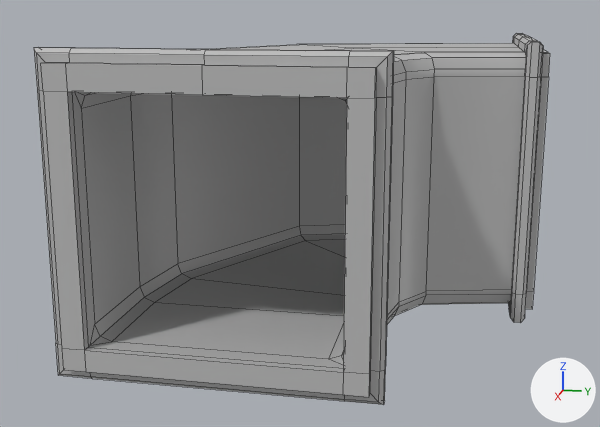
A saved change to the FBX model Assets/BisonAlphaProduction/Models/InsideVent_Corner.fbx.
The view is the same before and after, from a 50 mm lens placed at (3.76, 0.41, 0.25), pointed at (-2.36, -0.82, -1.27). The axes (+X, +Y, +Z) are drawn at lower right. The lights are the same throughout. Mesh edges are drawn as thin lines. Where no turn or scale is listed for an object, it has been applied to the vertices.

Names of what the first picture shows: 'InsideVent_Corner'.
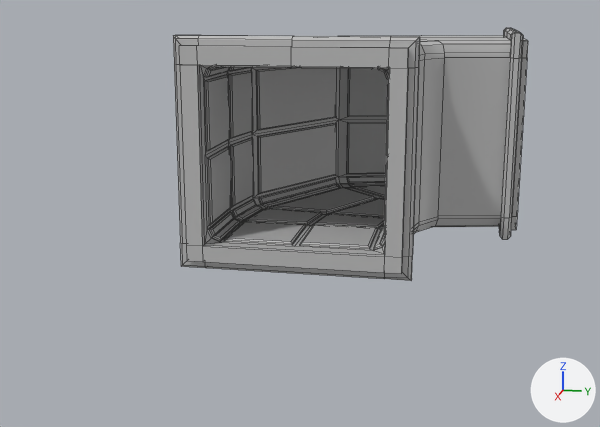
Where the change shows, as pixel boxes (x1, y1, x2, y2) in the pictures (600 x 427 px):
'InsideVent_Corner', reshaped, moved (31% narrower, 32% shorter): before (34, 34, 550, 405); after (173, 28, 528, 281)
part 1 of me_mesh, added: after (199, 66, 389, 255)

The change, as a diff of the scene's bpy script:
```diff
--- a/Assets/BisonAlphaProduction/Models/InsideVent_Corner.fbx.py
+++ b/Assets/BisonAlphaProduction/Models/InsideVent_Corner.fbx.py
@@ me_mesh @@
 # used by ob_insidevent_corner; location = (0.0, 0.0, 0.0)
-me_mesh.from_pydata(...)  # 354 vertices, 362 faces; spans x -3.12..0.0, y -1.69..0.87, z -1.67..0.07
+me_mesh.from_pydata(...)  # 1137 vertices, 1142 faces; spans x -3.12..0.0, y -1.69..0.87, z -1.67..0.07
+# me_mesh part 1: 783 vertices added at x -2.92..-0.14, y -1.49..0.74, z -1.48..-0.14
 me_mesh.materials.append(mat_lambert1)
@@ ob_insidevent_corner @@
 ob_insidevent_corner = bpy.data.objects.new('InsideVent_Corner', me_mesh)
-ob_insidevent_corner.location = (0.0, 0.0, 0.0)
+ob_insidevent_corner.location = (-2.0, 0.0, 0.0)
```
